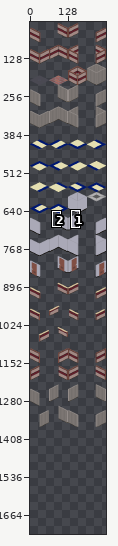
Two states of a sprite sheet, Content/SheetsOrigin/cubiclewallssheet.png. Above: a wide view before the commit, with the close-up outlined.
Close-up. Earlier state:
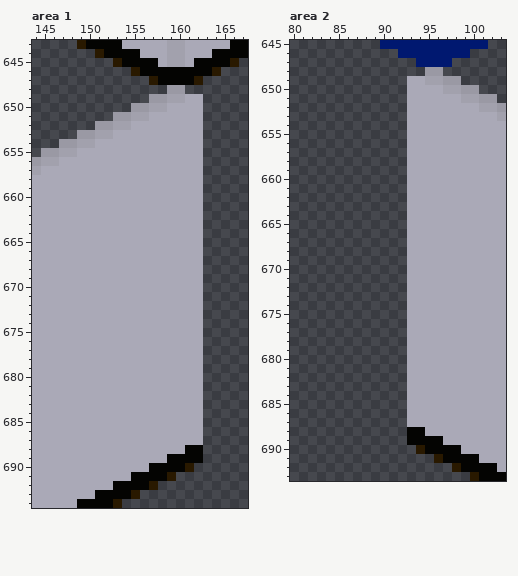
The file is 256x1368 pixels. Colours within 5 levels of each other are drawn and written as one. Shown: area 1: x 144..167, y 643..694; area 2: x 80..103, y 645..693. The old version is drawn lined up with the new one, on the new canvas. The wide view leaves out empty margins. The commit also changed other parts of the picture, which this record leaves out.
After:
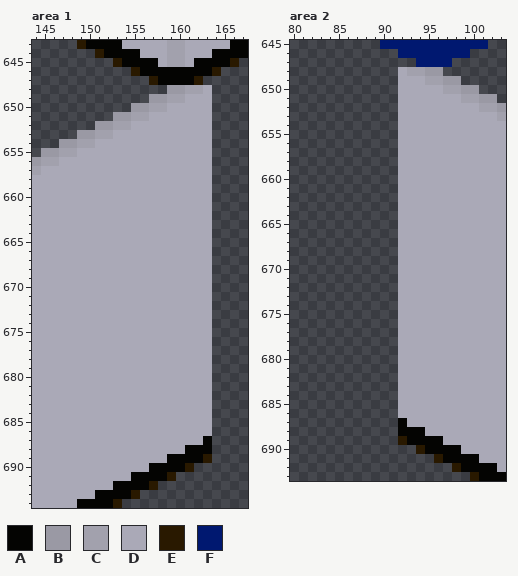
Palette (. is transparent): A #040402  B #9a99a4  C #a2a1ad  D #aaa9b7  E #291900  F #001870
The exact change:
canvas 256x1368 -> 256x1728
--- area 1
@@ x 159..165 @@
 647 AAAE...
-648 BB.....
-649 CCDD...
-650 DDDD...
-651 DDDD...
-652 DDDD...
-653 DDDD...
-654 DDDD...
-655 DDDD...
-656 DDDD...
-657 DDDD...
-658 DDDD...
-659 DDDD...
-660 DDDD...
-661 DDDD...
-662 DDDD...
-663 DDDD...
-664 DDDD...
-665 DDDD...
-666 DDDD...
-667 DDDD...
-668 DDDD...
-669 DDDD...
-670 DDDD...
-671 DDDD...
-672 DDDD...
-673 DDDD...
-674 DDDD...
-675 DDDD...
-676 DDDD...
-677 DDDD...
-678 DDDD...
-679 DDDD...
-680 DDDD...
-681 DDDD...
-682 DDDD...
-683 DDDD...
-684 DDDD...
-685 DDDD...
-686 DDDD...
-687 DDDD...
-688 DDAA...
-689 AAAA...
+648 BBCCD..
+649 CCDDD..
+650 DDDDD..
+651 DDDDD..
+652 DDDDD..
+653 DDDDD..
+654 DDDDD..
+655 DDDDD..
+656 DDDDD..
+657 DDDDD..
+658 DDDDD..
+659 DDDDD..
+660 DDDDD..
+661 DDDDD..
+662 DDDDD..
+663 DDDDD..
+664 DDDDD..
+665 DDDDD..
+666 DDDDD..
+667 DDDDD..
+668 DDDDD..
+669 DDDDD..
+670 DDDDD..
+671 DDDDD..
+672 DDDDD..
+673 DDDDD..
+674 DDDDD..
+675 DDDDD..
+676 DDDDD..
+677 DDDDD..
+678 DDDDD..
+679 DDDDD..
+680 DDDDD..
+681 DDDDD..
+682 DDDDD..
+683 DDDDD..
+684 DDDDD..
+685 DDDDD..
+686 DDDDD..
+687 DDDDA..
+688 DDAAA..
+689 AAAAE..
 690 AAE....
--- area 2
@@ x 90..96 @@
 647 ....FFF
-648 .....BB
-649 ...DDCC
-650 ...DDDD
-651 ...DDDD
-652 ...DDDD
-653 ...DDDD
-654 ...DDDD
-655 ...DDDD
-656 ...DDDD
-657 ...DDDD
-658 ...DDDD
-659 ...DDDD
-660 ...DDDD
-661 ...DDDD
-662 ...DDDD
-663 ...DDDD
-664 ...DDDD
-665 ...DDDD
-666 ...DDDD
-667 ...DDDD
-668 ...DDDD
-669 ...DDDD
-670 ...DDDD
-671 ...DDDD
-672 ...DDDD
-673 ...DDDD
-674 ...DDDD
-675 ...DDDD
-676 ...DDDD
-677 ...DDDD
-678 ...DDDD
-679 ...DDDD
-680 ...DDDD
-681 ...DDDD
-682 ...DDDD
-683 ...DDDD
-684 ...DDDD
-685 ...DDDD
-686 ...DDDD
-687 ...DDDD
-688 ...AADD
-689 ...AAAA
+648 ..DCCBB
+649 ..DDDCC
+650 ..DDDDD
+651 ..DDDDD
+652 ..DDDDD
+653 ..DDDDD
+654 ..DDDDD
+655 ..DDDDD
+656 ..DDDDD
+657 ..DDDDD
+658 ..DDDDD
+659 ..DDDDD
+660 ..DDDDD
+661 ..DDDDD
+662 ..DDDDD
+663 ..DDDDD
+664 ..DDDDD
+665 ..DDDDD
+666 ..DDDDD
+667 ..DDDDD
+668 ..DDDDD
+669 ..DDDDD
+670 ..DDDDD
+671 ..DDDDD
+672 ..DDDDD
+673 ..DDDDD
+674 ..DDDDD
+675 ..DDDDD
+676 ..DDDDD
+677 ..DDDDD
+678 ..DDDDD
+679 ..DDDDD
+680 ..DDDDD
+681 ..DDDDD
+682 ..DDDDD
+683 ..DDDDD
+684 ..DDDDD
+685 ..DDDDD
+686 ..DDDDD
+687 ..ADDDD
+688 ..AAADD
+689 ..EAAAA
 690 ....EAA
